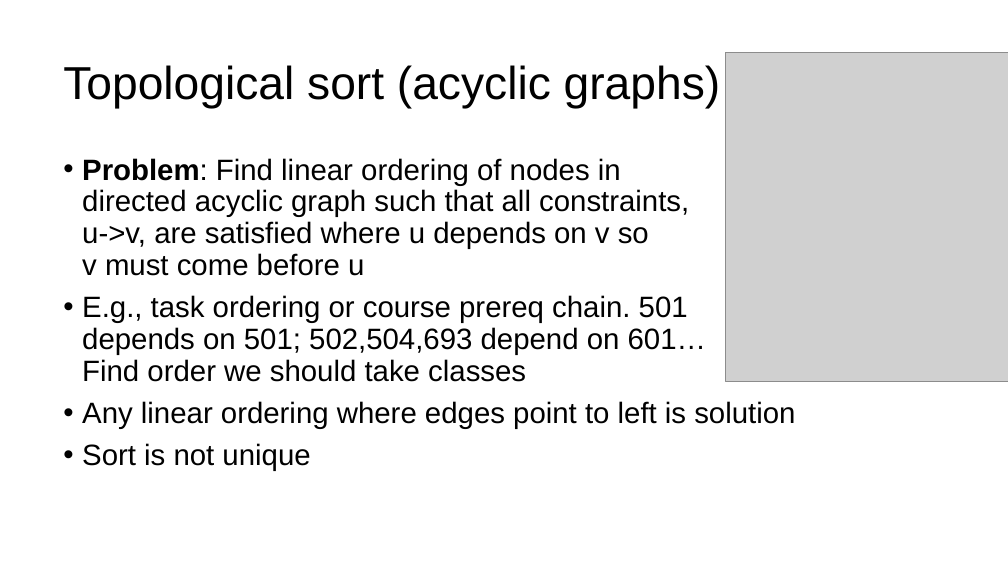
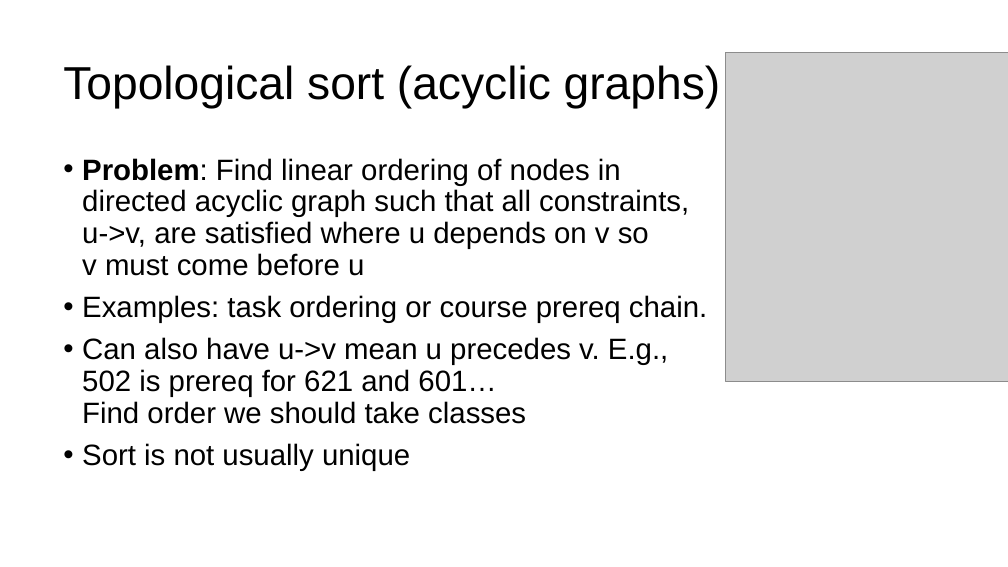
Before and after one commit to parrt/msds689, a slide deck: slide 17 of notes/graphs.pptx. Drawn at 1008x567 pixels with LibreOffice and Linux fonts; fonts in the diff are those of the drawing; grey boxes stand for pictures; background and template pictures are left out. Boxes give left, top, right and bottom in pixels: in the first picture for what was removed or moved away, otherwise in the second. Text is boxed around its words. In the diff, an @@ line names an element or a change of style, - is before the commit and + after.

```diff
--- a/notes/graphs.pptx
+++ b/notes/graphs.pptx
@@ text at bbox=[82, 295, 707, 471]: text changed @@
-• E.g., task ordering or course prereq chain. 501
-  depends on 501; 502,504,693 depend on 601…
-  Find order we should take classes
-• Any linear ordering where edges point to left is solution
-• Sort is not unique
+• Examples: task ordering or course prereq chain.
+• Can also have u->v mean u precedes v. E.g.,
+  502 is prereq for 621 and 601…
+  Find order we should take classes
+• Sort is not usually unique
```
Also in this commit, not shown: 15 other slides changed, 3 slides added, 1 slide removed, 2 other files.
